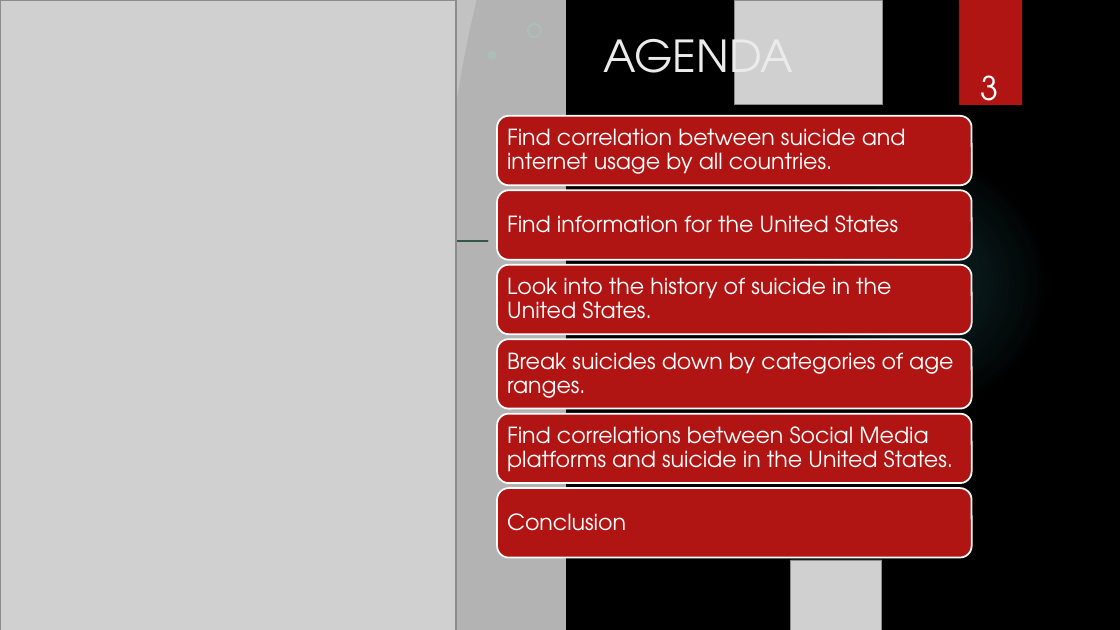
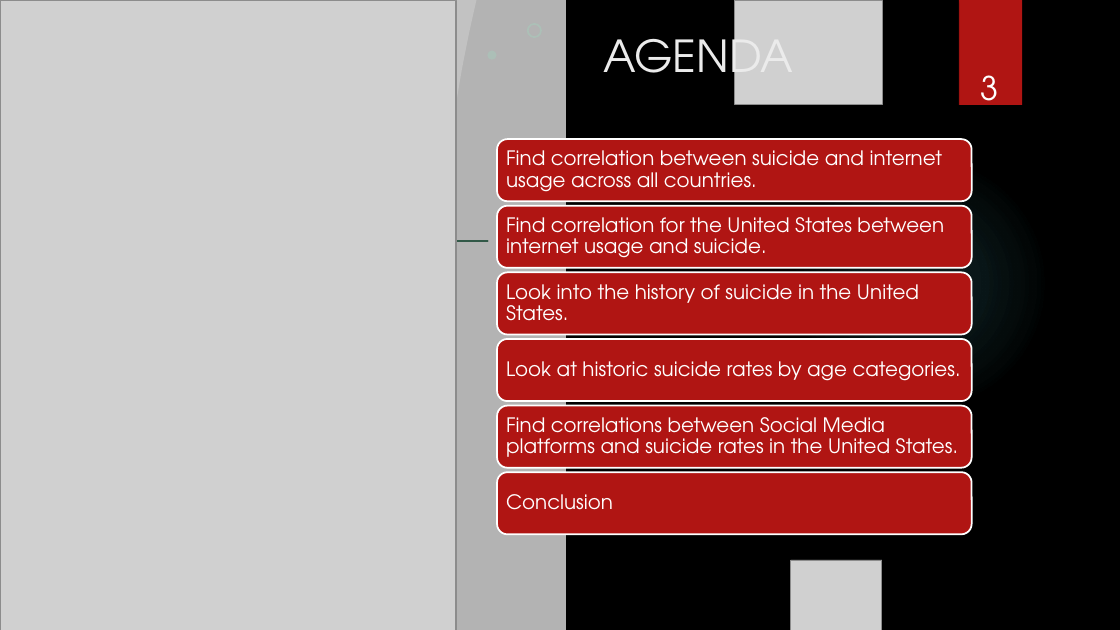
Before and after one commit to RussellBracey/Capston_rb, a slide deck: slide 3 of powerpoint/capstone_powerpoint.pptx. Drawn at 1120x630 pixels with LibreOffice and Linux fonts; fonts in the diff are those of the drawing; grey boxes stand for pictures; background and template pictures are left out. Boxes give left, top, right and bottom in pixels: in the first picture for what was removed or moved away, otherwise in the second. Text is boxed around its words. In the diff, an @@ line names an element or a change of style, - is before the commit and + after.

```diff
--- a/powerpoint/capstone_powerpoint.pptx
+++ b/powerpoint/capstone_powerpoint.pptx
@@ rounded rectangle: place and size @@
-rounded rectangle at (497,116,972,186)
+rounded rectangle at (497,139,972,202)
@@ text at (506,150,942,192): text changed; size 19 to 17 pt @@
-Find correlation between suicide and internet usage by all countries.
+Find correlation between suicide and internet usage across all countries.
@@ rounded rectangle: place and size @@
-rounded rectangle at (497,191,972,260)
+rounded rectangle at (497,206,972,268)
@@ text at (506,217,944,258): text changed; size 19 to 17 pt @@
-Find information for the United States
+Find correlation for the United States between internet usage and suicide.
@@ rounded rectangle: place and size @@
-rounded rectangle at (497,265,972,334)
+rounded rectangle at (497,272,972,334)
@@ text "Look into the history of ...": place and size @@
-text "Look into the history of ..." at (507,277,891,319)
+text "Look into the history of ..." at (506,284,919,321)
@@ text "Look into the history of ..." at (506,284,919,321): size 19 to 17 pt @@
@@ rounded rectangle: place and size @@
-rounded rectangle at (497,339,972,409)
+rounded rectangle at (497,339,972,402)
@@ text at (506,361,961,381): text changed; size 19 to 17 pt @@
-Break suicides down by categories of age ranges.
+Look at historic suicide rates by age categories.
@@ rounded rectangle: place and size @@
-rounded rectangle at (497,413,972,483)
+rounded rectangle at (497,406,972,468)
@@ text at (506,417,958,457): text changed; size 19 to 17 pt @@
-Find correlations between Social Media platforms and suicide in the United States.
+Find correlations between Social Media platforms and suicide rates in the United States.
@@ rounded rectangle: place and size @@
-rounded rectangle at (497,488,972,558)
+rounded rectangle at (497,472,972,534)
@@ text "Conclusion" at (506,494,613,510): size 19 to 17 pt @@
@@ text "Conclusion": place and size @@
-text "Conclusion" at (507,513,626,531)
+text "Conclusion" at (506,494,613,510)
```
Also in this commit, not shown: 8 other slides changed, 1 slide removed, 1 other file.
